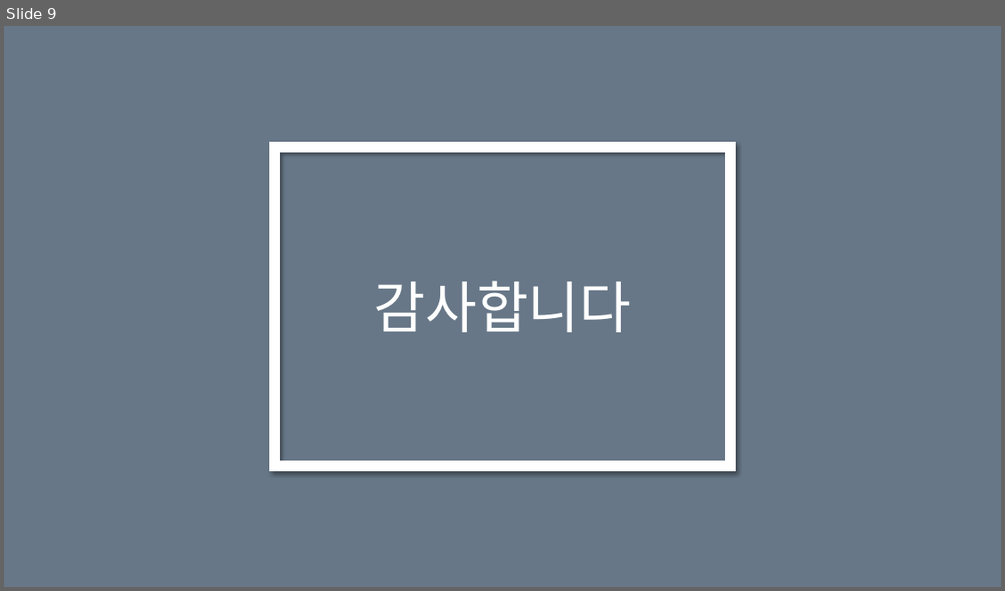
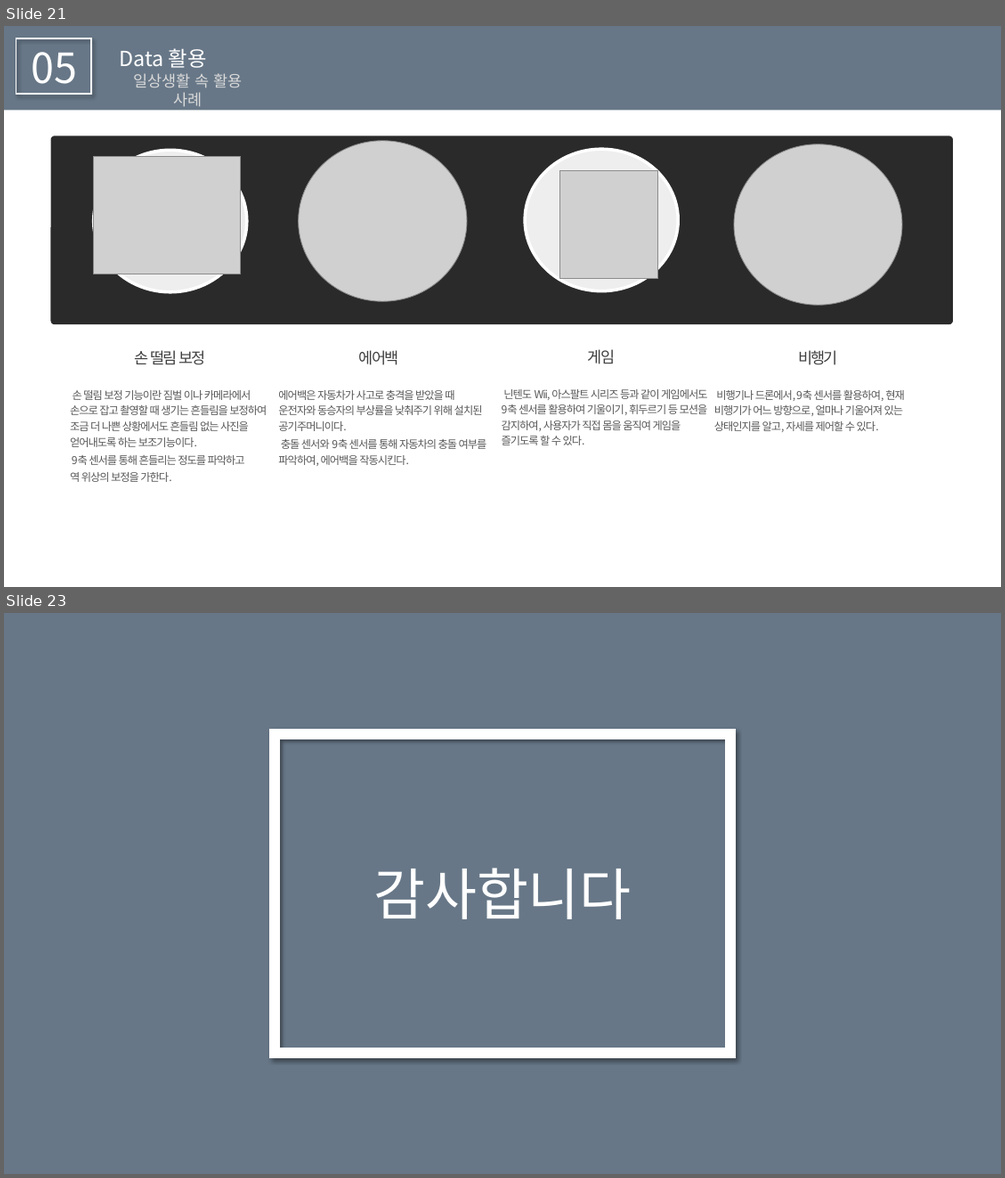
Before and after one commit to Endien96/AA22, a slide deck: AA22_FinalProject/Week15/PPT/ppt.pptx. Shown one above the other, each under a label of ours: slide 9 before the commit, slides 21 and 23 after it; the slides between them are not shown. The pictures are 1005x591 and 1005x1178 pixels, drawn with LibreOffice and Linux fonts; fonts in the diff are those of the drawing; grey boxes stand for pictures. Boxes give left, top, right and bottom in pixels: in the first picture for what was removed or moved away, otherwise in the second. Text is boxed around its words. In the diff, an @@ line names an element or a change of style, - is before the commit and + after.

```diff
--- a/AA22_FinalProject/Week15/PPT/ppt.pptx
+++ b/AA22_FinalProject/Week15/PPT/ppt.pptx
@@ slide 21 added at <box>4,26,1001,587</box>, background #FFFFFF @@
@@ rectangle added at <box>4,26,1001,110</box>, fill #677787 @@
@@ rectangle added at <box>16,38,91,94</box>, outline #FFFFFF 1.5 pt @@
@@ text added at <box>32,52,78,95</box>, 40 pt, text #FFFFFF @@
+05
@@ text added at <box>119,48,207,68</box>, 20 pt, text #FFFFFF @@
+Data 활용
@@ text added at <box>133,73,242,111</box>, 15 pt, text #D9D9D9 @@
+일상생활 속 활용 사례
@@ rounded rectangle added at <box>51,136,954,324</box>, fill #2A2A2A @@
@@ ellipse added at <box>94,150,247,292</box>, fill #EEEEEE, outline #FFFFFF 3 pt @@
@@ picture added at <box>94,156,241,273</box> @@
@@ picture added at <box>299,141,467,301</box> @@
@@ ellipse added at <box>302,150,455,292</box>, fill #EEEEEE, outline #FFFFFF 3 pt @@
@@ ellipse added at <box>526,149,679,290</box>, fill #EEEEEE, outline #FFFFFF 3 pt @@
@@ picture added at <box>734,144,902,305</box> @@
@@ ellipse added at <box>741,150,895,292</box>, fill #EEEEEE, outline #FFFFFF 3 pt @@
@@ picture added at <box>560,170,658,278</box> @@
@@ text added at <box>135,350,205,365</box>, 15 pt, text #404040 @@
+손 떨림 보정
@@ text added at <box>359,350,399,365</box>, 15 pt, text #404040 @@
+에어백
@@ text added at <box>588,349,615,364</box>, 15 pt, text #404040 @@
+게임
@@ text added at <box>798,350,838,365</box>, 15 pt, text #404040 @@
+비행기
@@ text added at <box>70,390,267,482</box>, 10.5 pt, text #595959 @@
+손 떨림 보정 기능이란 짐벌 이나 카메라에서 손으로 잡고 촬영할 때 생기는 흔들림을 보정하여 조금 더 나쁜 상황에서도 흔들림 없는 사진을 얻어내도록 하는 보조기능이다.
+9축 센서를 통해 흔들리는 정도를 파악하고
+역 위상의 보정을 가한다.
@@ text added at <box>278,390,487,466</box>, 10.5 pt, text #595959 @@
+에어백은 자동차가 사고로 충격을 받았을 때 운전자와 동승자의 부상률을 낮춰주기 위해 설치된 공기주머니이다.
+충돌 센서와 9축 센서를 통해 자동차의 충돌 여부를 파악하여, 에어백을 작동시킨다.
@@ text added at <box>502,389,708,445</box>, 10.5 pt, text #595959 @@
+닌텐도 Wii, 아스팔트 시리즈 등과 같이 게임에서도 9축 센서를 활용하여 기울이기, 휘두르기 등 모션을 감지하여, 사용자가 직접 몸을 움직여 게임을 즐기도록 할 수 있다.
@@ text added at <box>714,390,904,432</box>, 10.5 pt, text #595959 @@
+비행기나 드론에서, 9축 센서를 활용하여, 현재 비행기가 어느 방향으로, 얼마나 기울어져 있는 상태인지를 알고, 자세를 제어할 수 있다.
@@ what was slide 9 is now slide 23 @@
```
Also in this commit, not shown: 14 other slides added, 1 slide removed, 5 other files.
